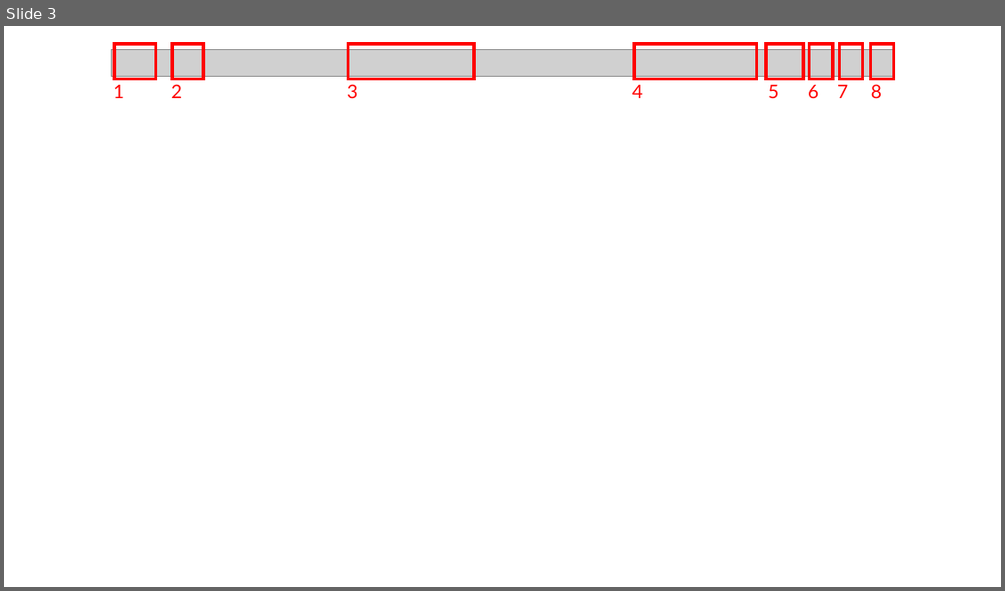
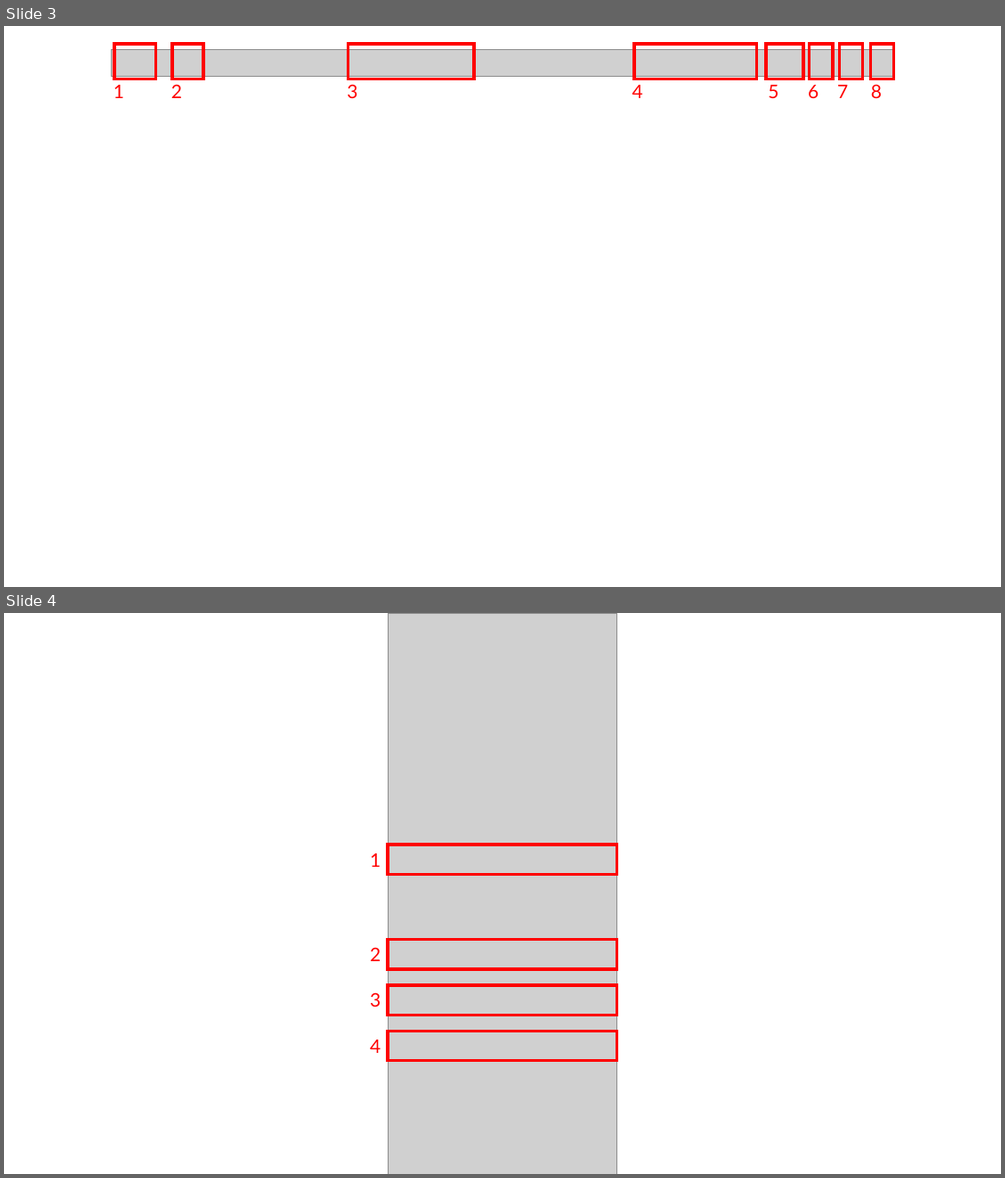
Before and after one commit to EdgeFirstAI/documentation, a slide deck: images_with_layers.pptx. Shown one above the other, each under a label of ours: slide 3 before the commit, slides 3 and 4 after it. The pictures are 1005x591 and 1005x1178 pixels, drawn with LibreOffice and Linux fonts; fonts in the diff are those of the drawing; grey boxes stand for pictures. Boxes give left, top, right and bottom in pixels: in the first picture for what was removed or moved away, otherwise in the second. Text is boxed around its words. In the diff, an @@ line names an element or a change of style, - is before the commit and + after.

```diff
--- a/images_with_layers.pptx
+++ b/images_with_layers.pptx
@@ slide 4 added at [4, 613, 1001, 1174], background #FFFFFF @@
@@ picture added at [388, 613, 617, 1174] @@
@@ rectangle added at [388, 844, 617, 875], outline #FF0000 3 pt @@
@@ text added at [370, 853, 380, 867], 18 pt, text #FF0000 @@
+1
@@ text added at [370, 947, 380, 961], 18 pt, text #FF0000 @@
+2
@@ rectangle added at [388, 940, 617, 970], outline #FF0000 3 pt @@
@@ rectangle added at [388, 985, 617, 1015], outline #FF0000 3 pt @@
@@ text added at [370, 992, 380, 1006], 18 pt, text #FF0000 @@
+3
@@ text added at [370, 1039, 380, 1053], 18 pt, text #FF0000 @@
+4
@@ rectangle added at [388, 1031, 617, 1061], outline #FF0000 3 pt @@
```
Also in this commit, not shown: 13 other files.
